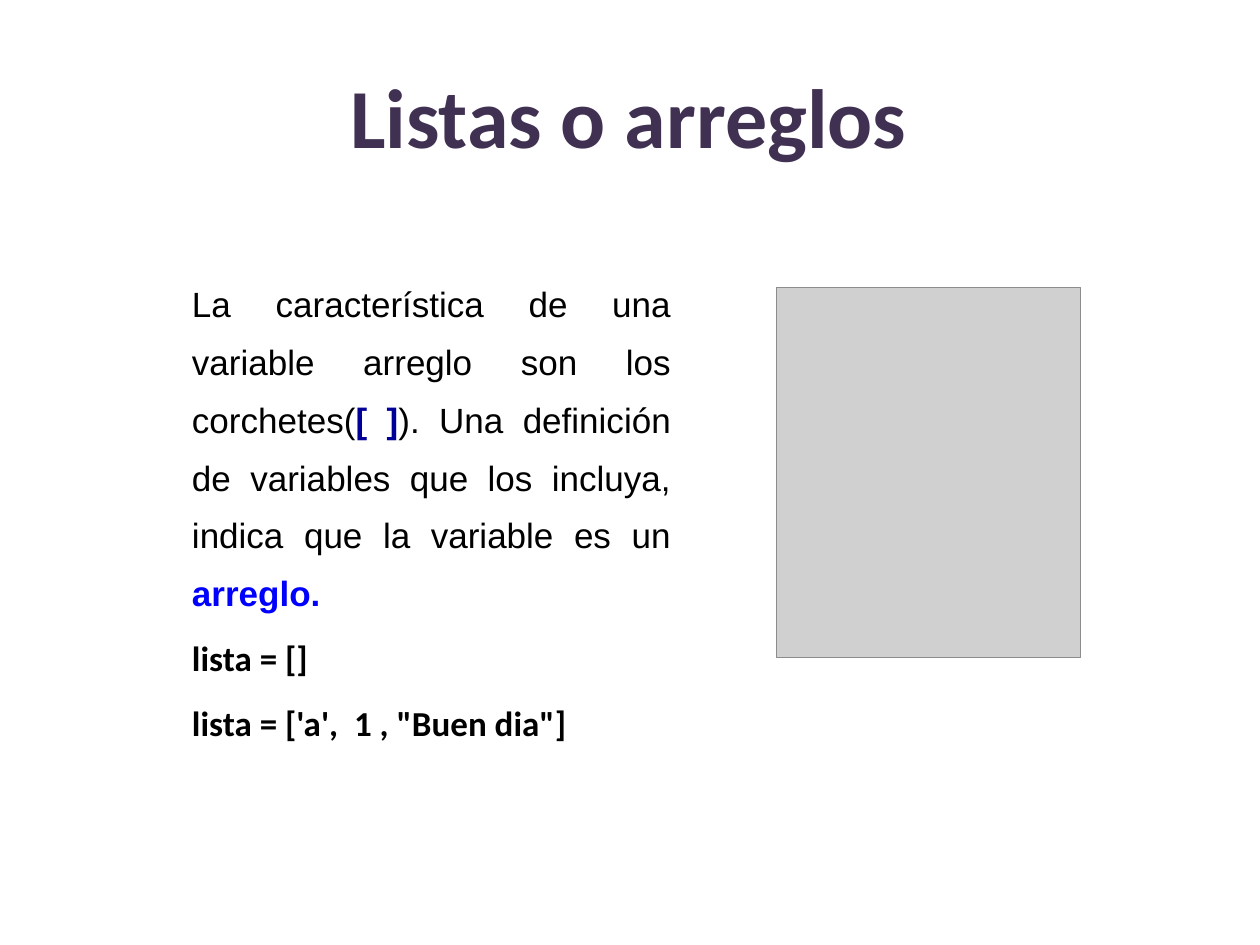
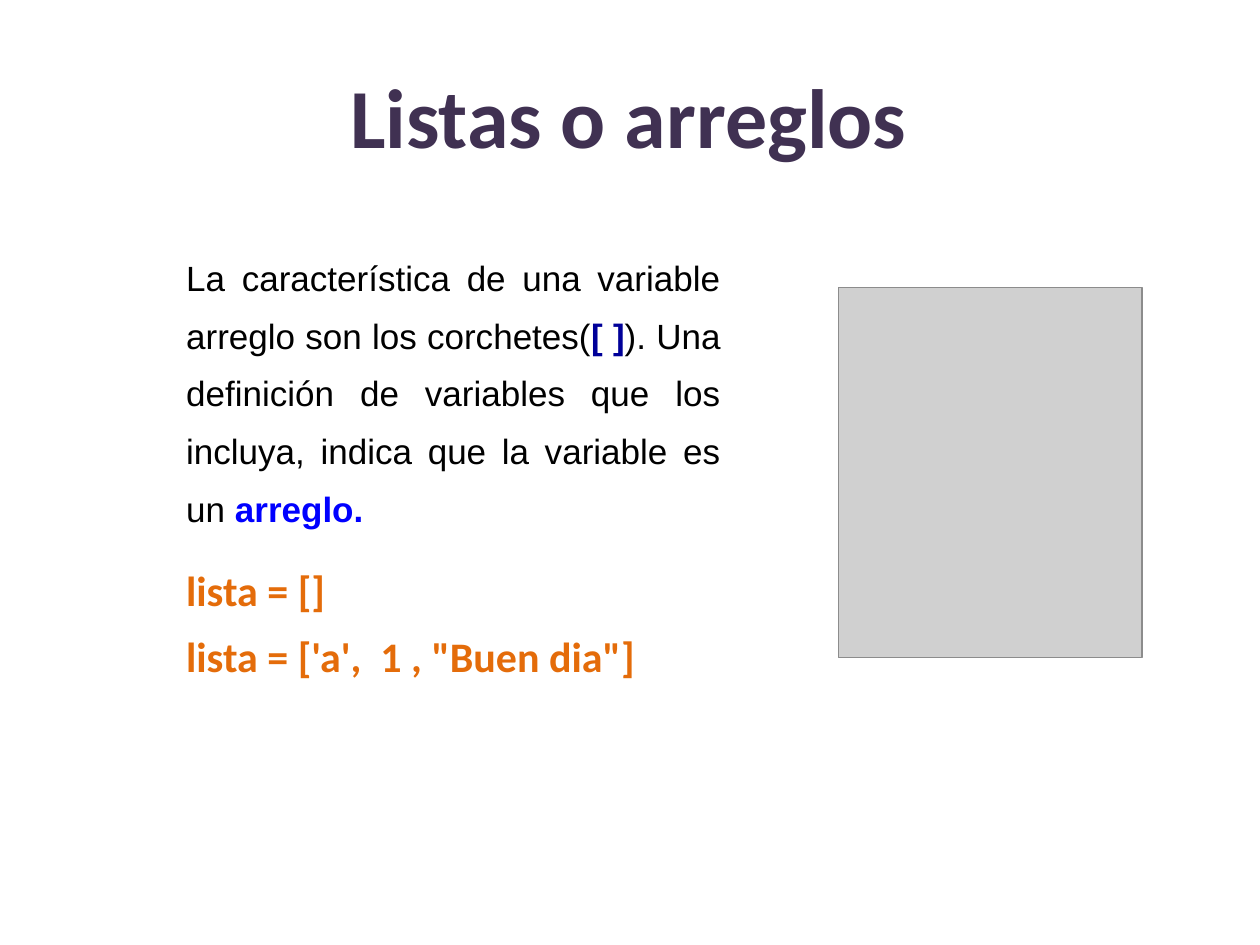
Before and after one commit to lizetheP/PensamientoC, a slide deck: slide 8 of calendario/documentos/7_Listas_Arreglos.pptx. Drawn at 1260x945 pixels with LibreOffice and Linux fonts; fonts in the diff are those of the drawing; grey boxes stand for pictures. Boxes give left, top, right and bottom in pixels: in the first picture for what was removed or moved away, otherwise in the second. Text is boxed around its words. In the diff, an @@ line names an element or a change of style, - is before the commit and + after.

```diff
--- a/calendario/documentos/7_Listas_Arreglos.pptx
+++ b/calendario/documentos/7_Listas_Arreglos.pptx
@@ text "La característica de una variable ..." moved from (x1=192, y1=291, x2=671, y2=741) to (x1=186, y1=265, x2=720, y2=679) @@
@@ picture moved from (x1=776, y1=287, x2=1080, y2=658) to (x1=838, y1=287, x2=1142, y2=658) @@
@@ text at (x1=186, y1=576, x2=635, y2=679): size 20 to 24 pt, text colour #000000 to #E46C0A in "lista = []", "lista = ['a', 1 , "Buen dia"]" @@
```
Also in this commit, not shown: 13 other slides changed, 1 slide added, 3 other files.
